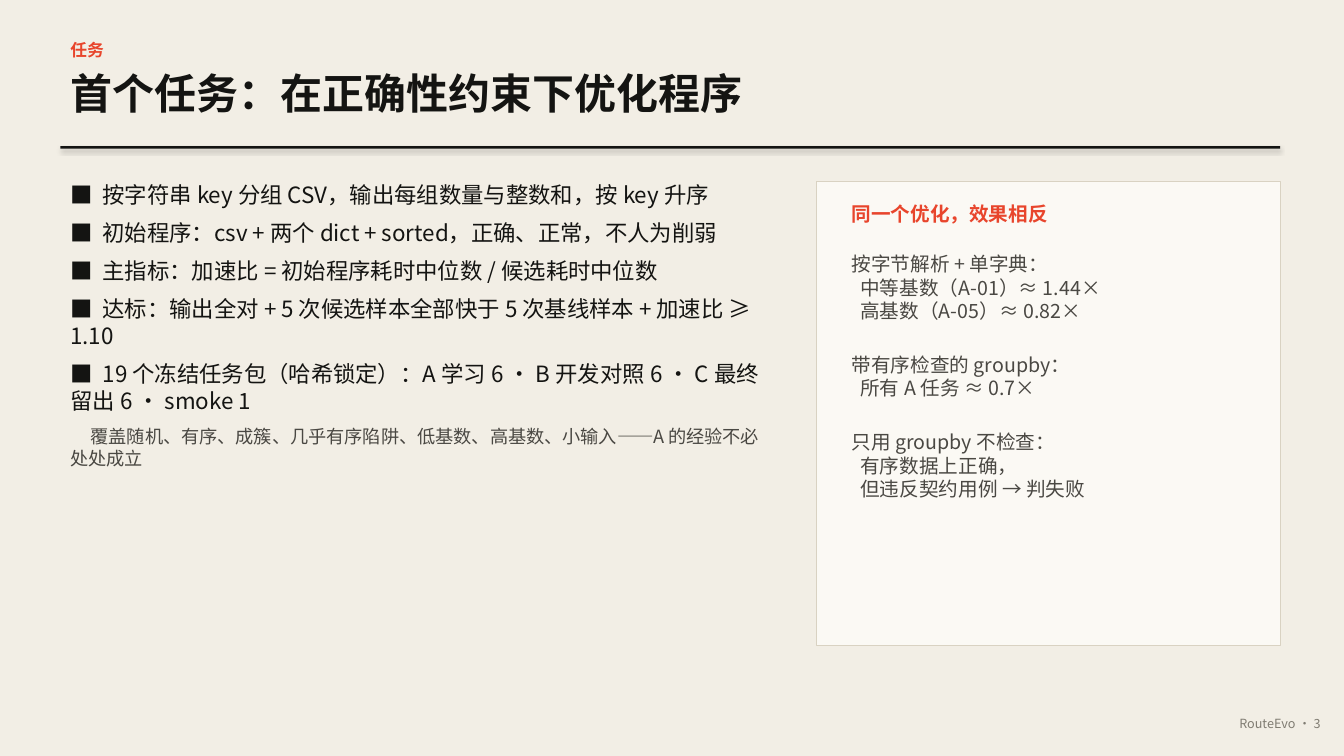
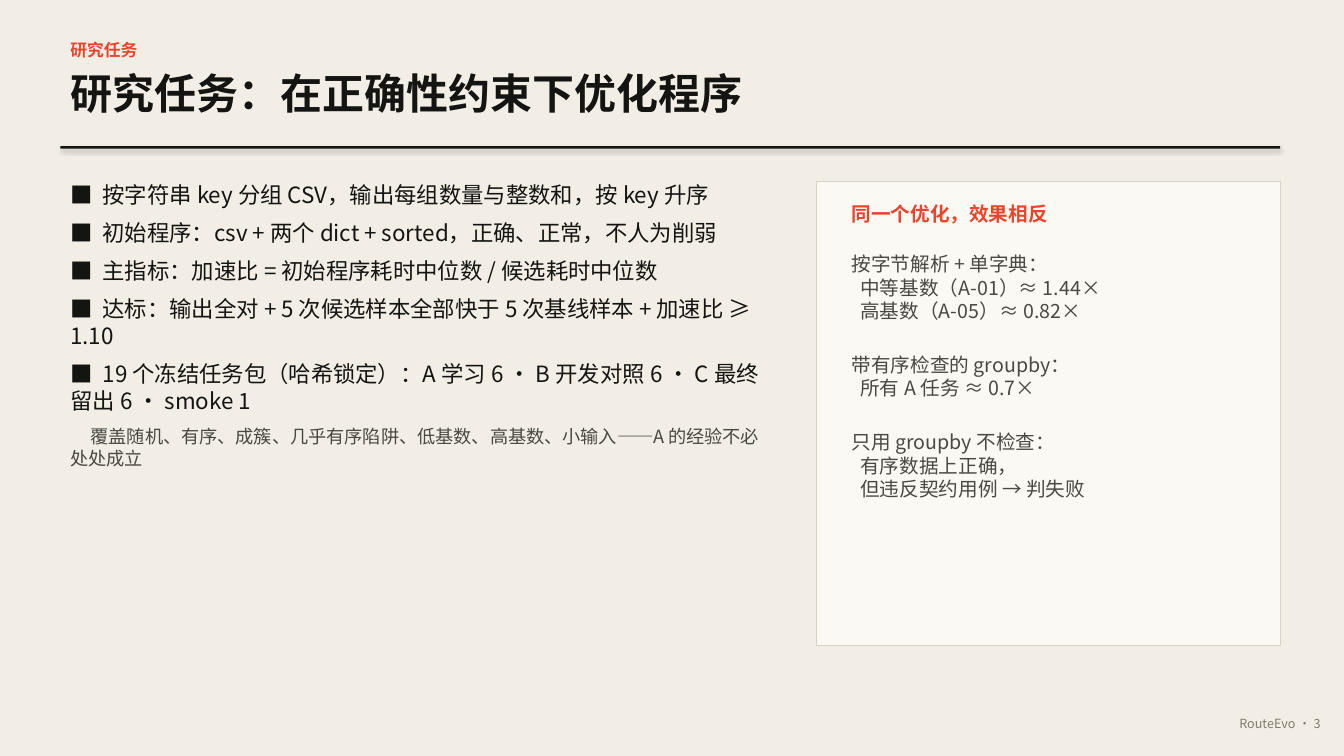
Before and after one commit to bohack-2026-hw/QuotaCrux, a slide deck: slide 3 of docs/RouteEvo.pptx. Drawn at 1344x756 pixels with LibreOffice and Linux fonts; fonts in the diff are those of the drawing. Boxes give left, top, right and bottom in pixels: in the first picture for what was removed or moved away, otherwise in the second. Text is boxed around its words. In the diff, an @@ line names an element or a change of style, - is before the commit and + after.

```diff
--- a/docs/RouteEvo.pptx
+++ b/docs/RouteEvo.pptx
@@ text at <box>70,41,137,58</box>: text changed @@
-任务
+研究任务
@@ text at <box>70,73,742,113</box>: text changed @@
-首个任务：在正确性约束下优化程序
+研究任务：在正确性约束下优化程序
```
Also in this commit, not shown: 16 other slides changed, 3 slides added, 4 other files.
